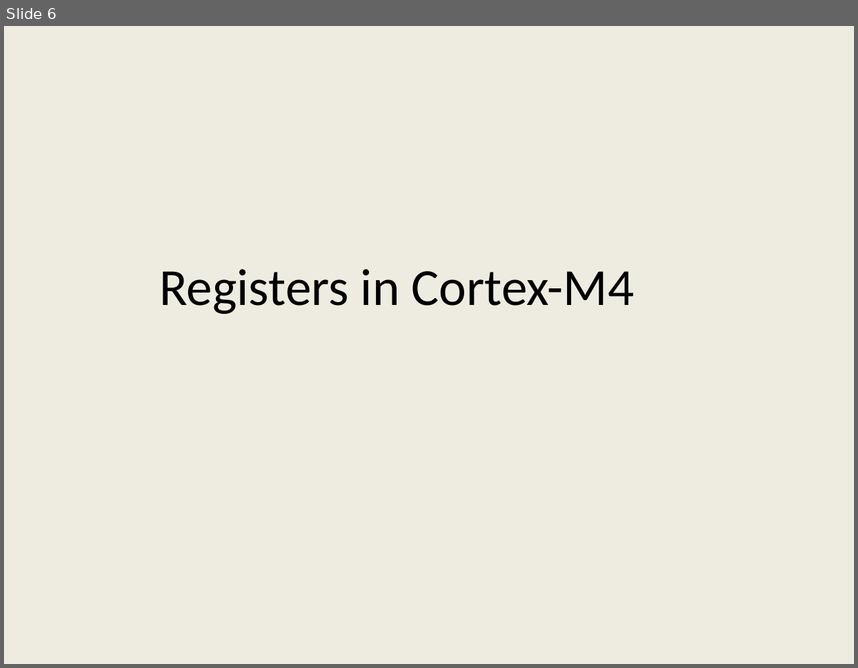
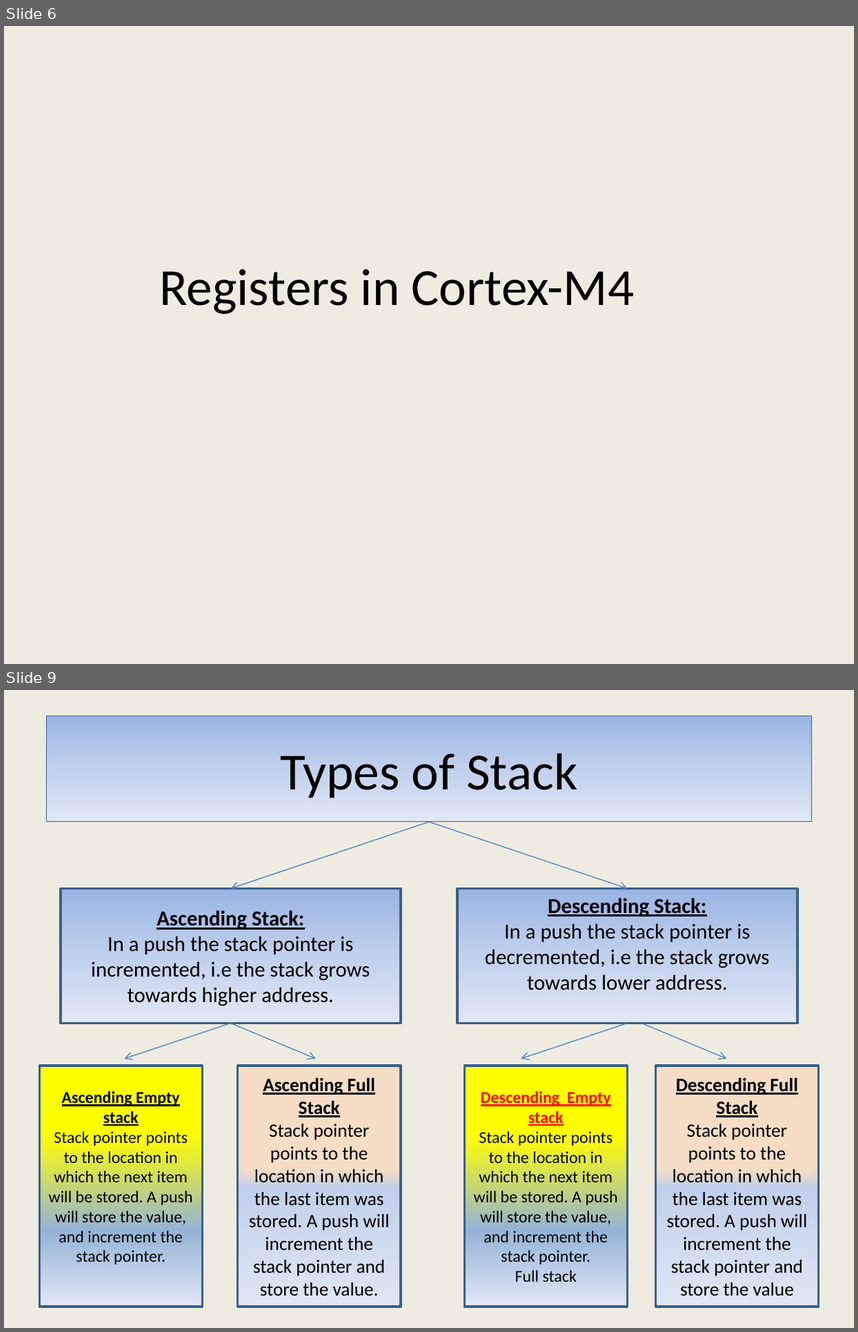
Before and after one commit to girishsukukumar/ARM-Architecture, a slide deck: Module-4.pptx. Shown one above the other, each under a label of ours: slide 6 before the commit, slides 6 and 9 after it; the slides between them are not shown. The pictures are 858x668 and 858x1332 pixels, drawn with LibreOffice and Linux fonts; fonts in the diff are those of the drawing. Boxes give left, top, right and bottom in pixels: in the first picture for what was removed or moved away, otherwise in the second. Text is boxed around its words. In the diff, an @@ line names an element or a change of style, - is before the commit and + after.

```diff
--- a/Module-4.pptx
+++ b/Module-4.pptx
@@ slide 9 added at <box>4,690,854,1328</box>, background #EEECE1 @@
@@ title added at <box>47,716,811,822</box>, fill gradient #9AB5E4 to #C2D1ED to #E1E8F5, outline #3A5F8C 0.75 pt, 44 pt, text #000000 @@
+Types of Stack
@@ arrow added from (429, 822) to (231, 888), #4B7EBC 0.75 pt @@
@@ arrow added from (429, 822) to (627, 888), #4B7EBC 0.75 pt @@
@@ rectangle added at <box>61,888,401,1023</box>, fill gradient #9AB5E4 to #C2D1ED to #E1E8F5, outline #3A5F8C 2 pt, 18 pt, text #000000 @@
+Ascending Stack:
+In a push the stack pointer is incremented, i.e the stack grows towards higher address.
@@ rectangle added at <box>457,888,797,1023</box>, fill gradient #9AB5E4 to #C2D1ED to #E1E8F5, outline #3A5F8C 2 pt, 18 pt, text #000000 @@
+Descending Stack:
+In a push the stack pointer is decremented, i.e the stack grows towards lower address.
@@ arrow added from (231, 1023) to (125, 1058), #4B7EBC 0.75 pt @@
@@ arrow added from (231, 1023) to (316, 1058), #4B7EBC 0.75 pt @@
@@ arrow added from (627, 1023) to (521, 1058), #4B7EBC 0.75 pt @@
@@ arrow added from (642, 1023) to (726, 1058), #4B7EBC 0.75 pt @@
@@ rectangle added at <box>40,1066,203,1306</box>, fill gradient #FFFF00 to #95B3D7 to #E1E8F5, outline #3A5F8C 2 pt, 14 pt, text #000000 @@
+Ascending Empty stack
+Stack pointer points to the location in which the next item will be stored. A push will store the value, and increment the stack pointer.
@@ rectangle added at <box>238,1066,401,1306</box>, fill gradient #FCD5B5 to #C2D1ED to #E1E8F5, outline #3A5F8C 2 pt, 16 pt, text #000000 @@
+Ascending Full Stack
+Stack pointer points to the location in which the last item was stored. A push will increment the stack pointer and store the value.
@@ rectangle added at <box>465,1066,628,1306</box>, fill gradient #FFFF00 to #95B3D7 to #E1E8F5, outline #3A5F8C 2 pt, 14 pt, text #000000 @@
+Descending Empty stack
+Stack pointer points to the location in which the next item will be stored. A push will store the value, and increment the stack pointer.
+Full stack
@@ rectangle added at <box>656,1066,819,1306</box>, fill gradient #FCD5B5 to #C2D1ED to #E1E8F5, outline #3A5F8C 2 pt, 16 pt, text #000000 @@
+Descending Full Stack
+Stack pointer points to the location in which the last item was stored. A push will increment the stack pointer and store the value
```
Also in this commit, not shown: 1 slide changed, 10 other slides added, 11 slides removed.
